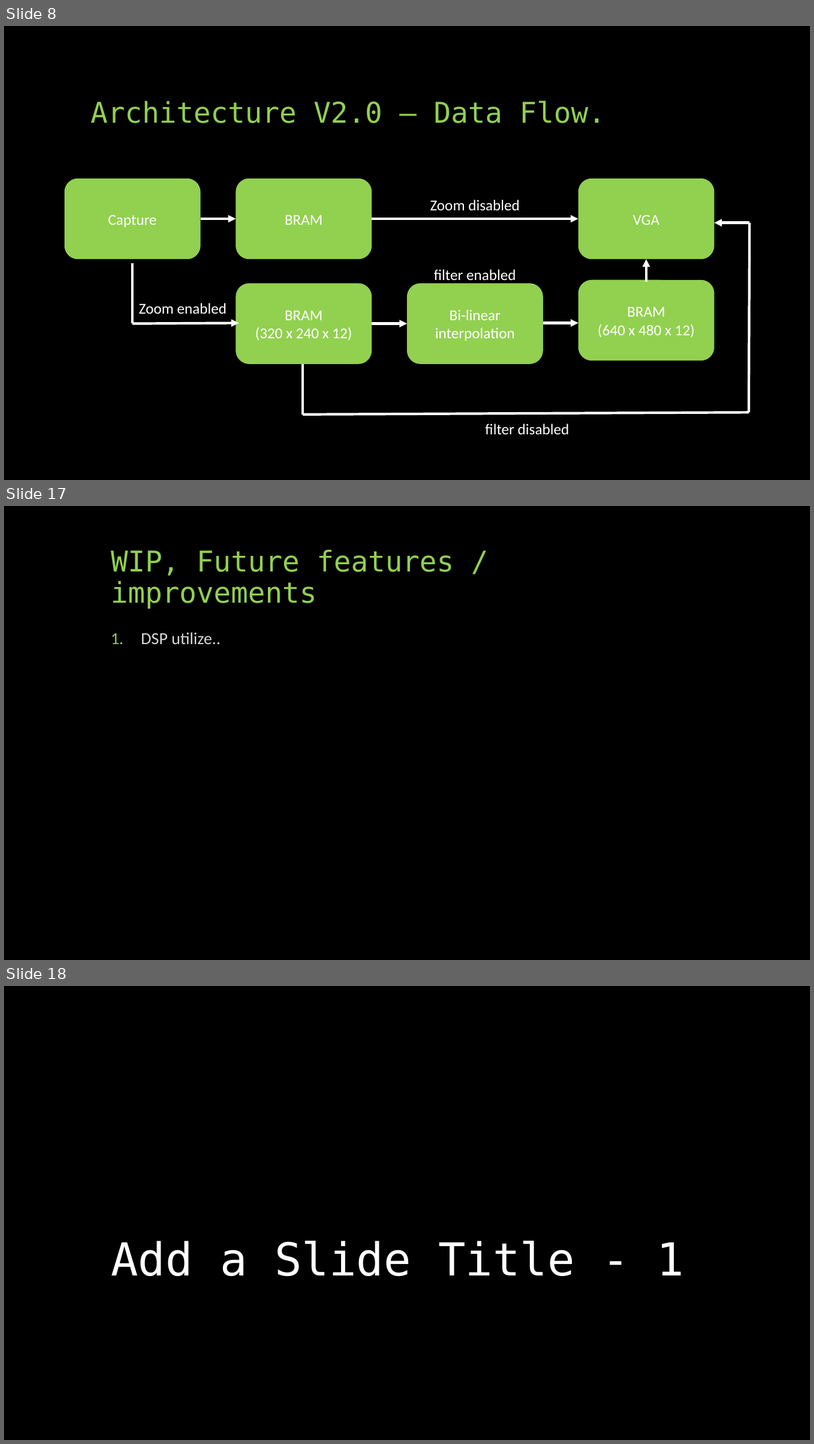
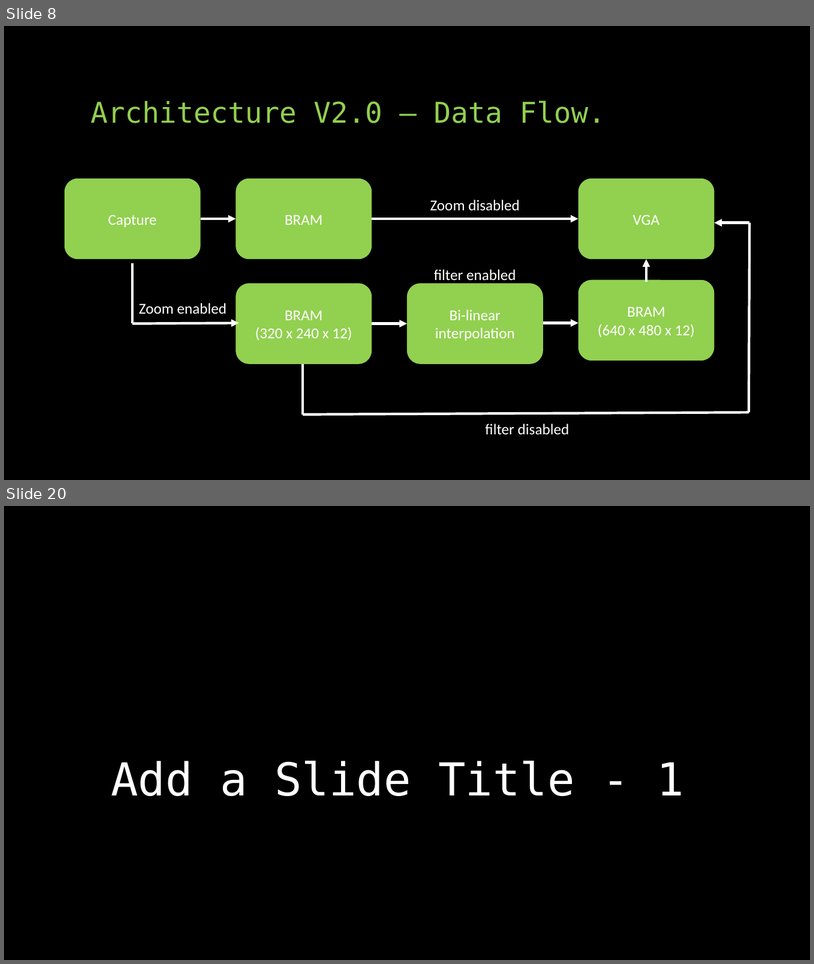
Before and after one commit to idowein/FPGA-image-interpolator, a slide deck: datasheets/Digital Zoom presentation.pptx. Shown one above the other, each under a label of ours: slides 8, 17 and 18 before the commit, slides 8 and 20 after it; the slides between them are not shown. The pictures are 814x1444 and 814x964 pixels, drawn with LibreOffice and Linux fonts; fonts in the diff are those of the drawing. Boxes give left, top, right and bottom in pixels: in the first picture for what was removed or moved away, otherwise in the second. Text is boxed around its words. In the diff, an @@ line names an element or a change of style, - is before the commit and + after.

```diff
--- a/datasheets/Digital Zoom presentation.pptx
+++ b/datasheets/Digital Zoom presentation.pptx
@@ slide 17 removed at [4,506,810,960], background #000000 @@
@@ title removed at [111,550,454,609] @@
-WIP, Future features / improvements
@@ text removed at [141,632,221,644] @@
-1. DSP utilize..
@@ what was slide 18 is now slide 20 @@
```
Also in this commit, not shown: 6 slides changed, 5 slides added, 2 other slides removed.
